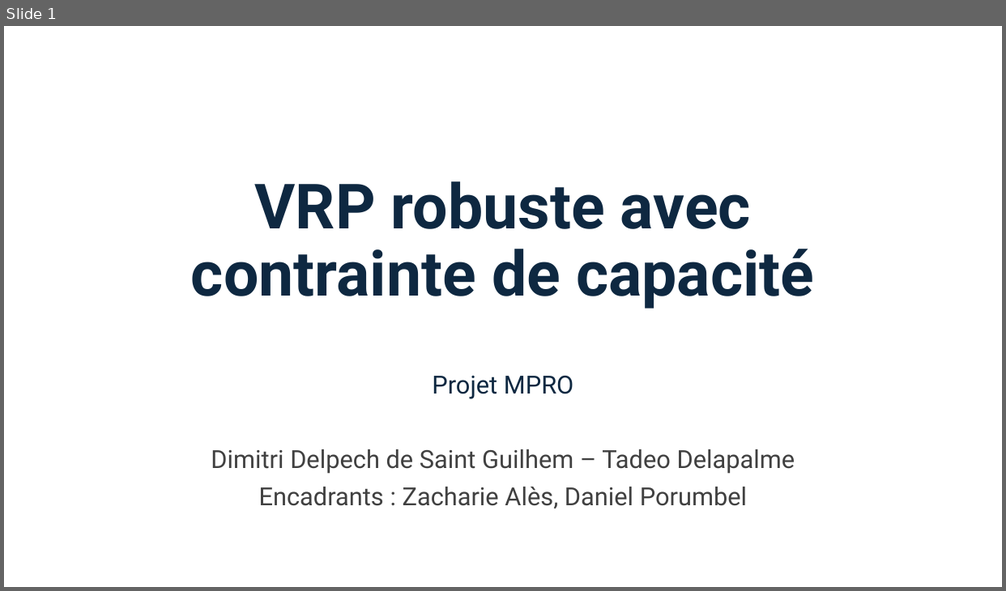
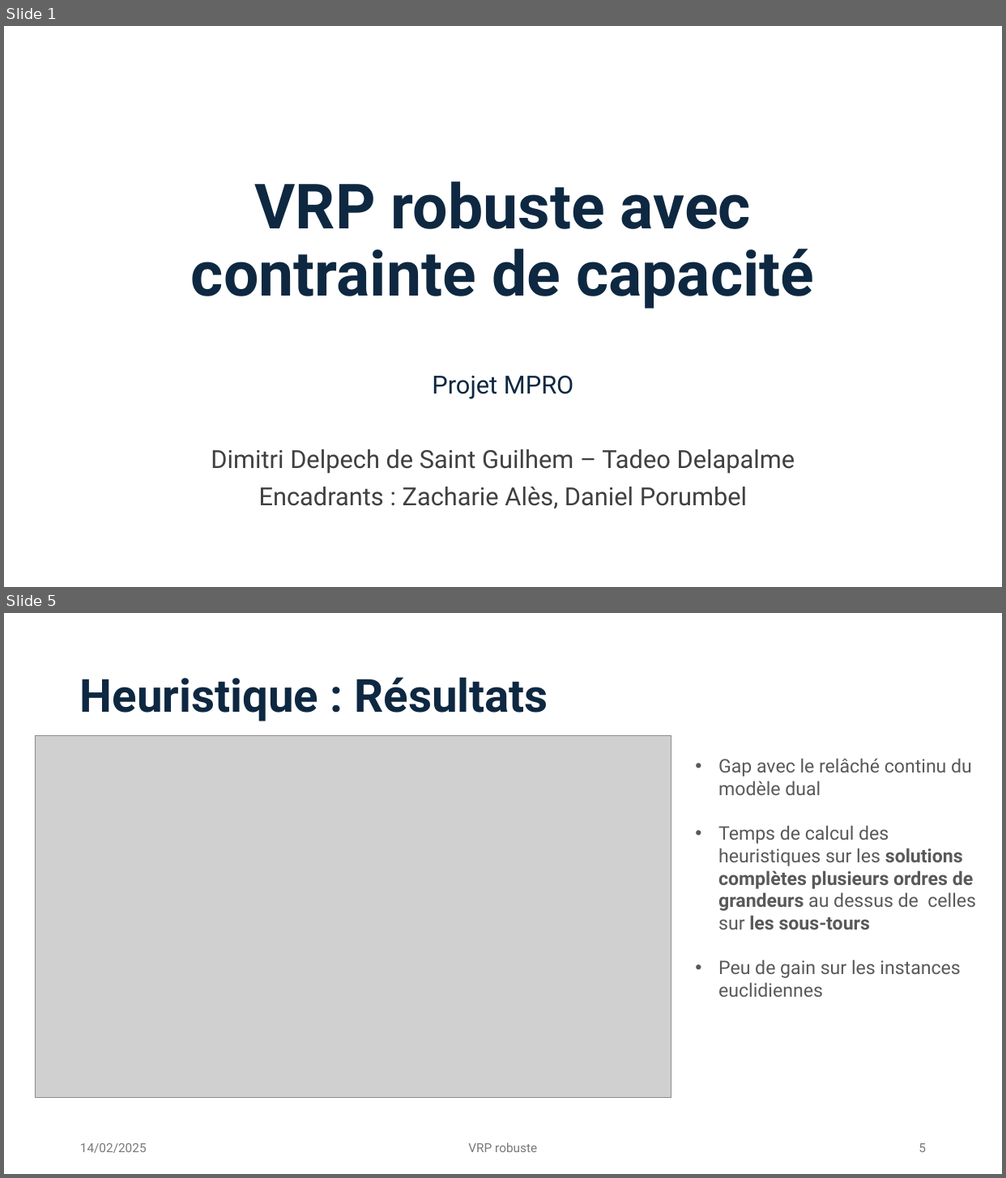
Before and after one commit to Darthkiller2Jr/projet_mpro, a slide deck: Présentation Projet.pptx. Shown one above the other, each under a label of ours: slide 1 before the commit, slides 1 and 5 after it; the slides between them are not shown. The pictures are 1006x591 and 1006x1178 pixels, drawn with LibreOffice and Linux fonts; fonts in the diff are those of the drawing; grey boxes stand for pictures. Boxes give left, top, right and bottom in pixels: in the first picture for what was removed or moved away, otherwise in the second. Text is boxed around its words. In the diff, an @@ line names an element or a change of style, - is before the commit and + after.

```diff
--- a/Présentation Projet.pptx
+++ b/Présentation Projet.pptx
@@ slide 5 added at box(4, 613, 1002, 1174), background #FFFFFF @@
@@ title added at box(80, 677, 548, 722), 44 pt, text #0E2841, bold @@
+Heuristique : Résultats
@@ picture added at box(36, 736, 671, 1098) @@
@@ text added at box(718, 758, 976, 997), 18 pt, text #595959 @@
+• Gap avec le relâché continu du modèle dual
+• Temps de calcul des heuristiques sur les solutions complètes plusieurs ordres de grandeurs au dessus de celles sur les sous-tours
+• Peu de gain sur les instances euclidiennes
@@ text added at box(80, 1144, 147, 1153), 12 pt, text #797979 @@
+14/02/2025
@@ text added at box(468, 1143, 537, 1152), 12 pt, text #797979 @@
+VRP robuste
@@ page number added at box(918, 1144, 926, 1152), 12 pt, text #797979 @@
+5
```
Also in this commit, not shown: 1 slide changed, 5 other slides added, 6 other files.
